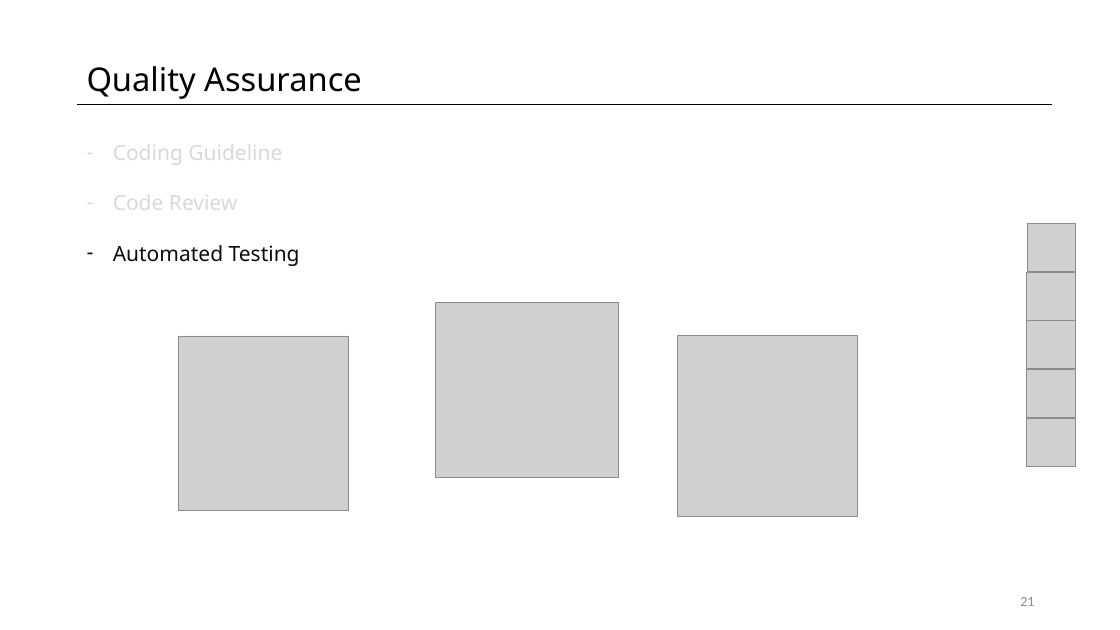
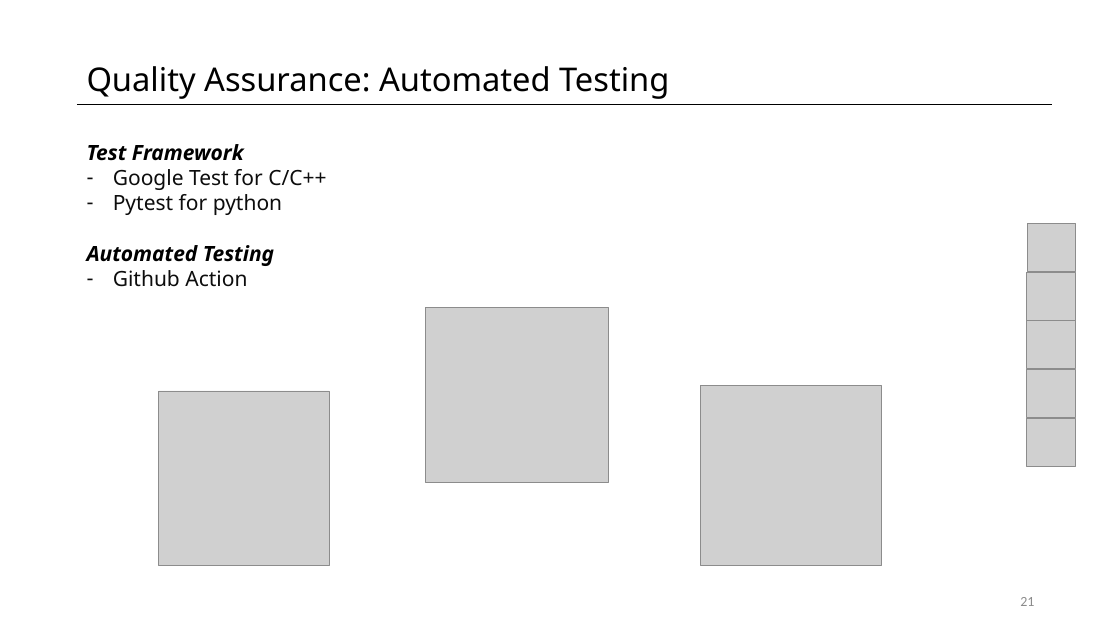
Before and after one commit to fpedd/ees-pees, a slide deck: slide 21 of orga/milestone_presentations/MP2.pptx. Drawn at 1120x630 pixels with LibreOffice and Linux fonts; fonts in the diff are those of the drawing; grey boxes stand for pictures. Boxes give left, top, right and bottom in pixels: in the first picture for what was removed or moved away, otherwise in the second. Text is boxed around its words. In the diff, an @@ line names an element or a change of style, - is before the commit and + after.

```diff
--- a/orga/milestone_presentations/MP2.pptx
+++ b/orga/milestone_presentations/MP2.pptx
@@ text at [87, 66, 669, 99]: text changed @@
-Quality Assurance
+Quality Assurance: Automated Testing
@@ text added at [87, 144, 326, 287], 18 pt, text #0D0D0D @@
+Test Framework
+– Google Test for C/C++
+– Pytest for python
+Automated Testing
+– Github Action
@@ text removed at [113, 138, 300, 266] @@
-– Coding Guideline
-– Code Review
-– Automated Testing
@@ picture: place and size @@
-picture at [436, 302, 619, 477]
+picture at [426, 308, 609, 482]
@@ picture: place and size @@
-picture at [678, 336, 859, 517]
+picture at [701, 386, 881, 566]
@@ picture: place and size @@
-picture at [178, 336, 349, 511]
+picture at [159, 391, 329, 565]
```
Also in this commit, not shown: 9 other slides changed.
